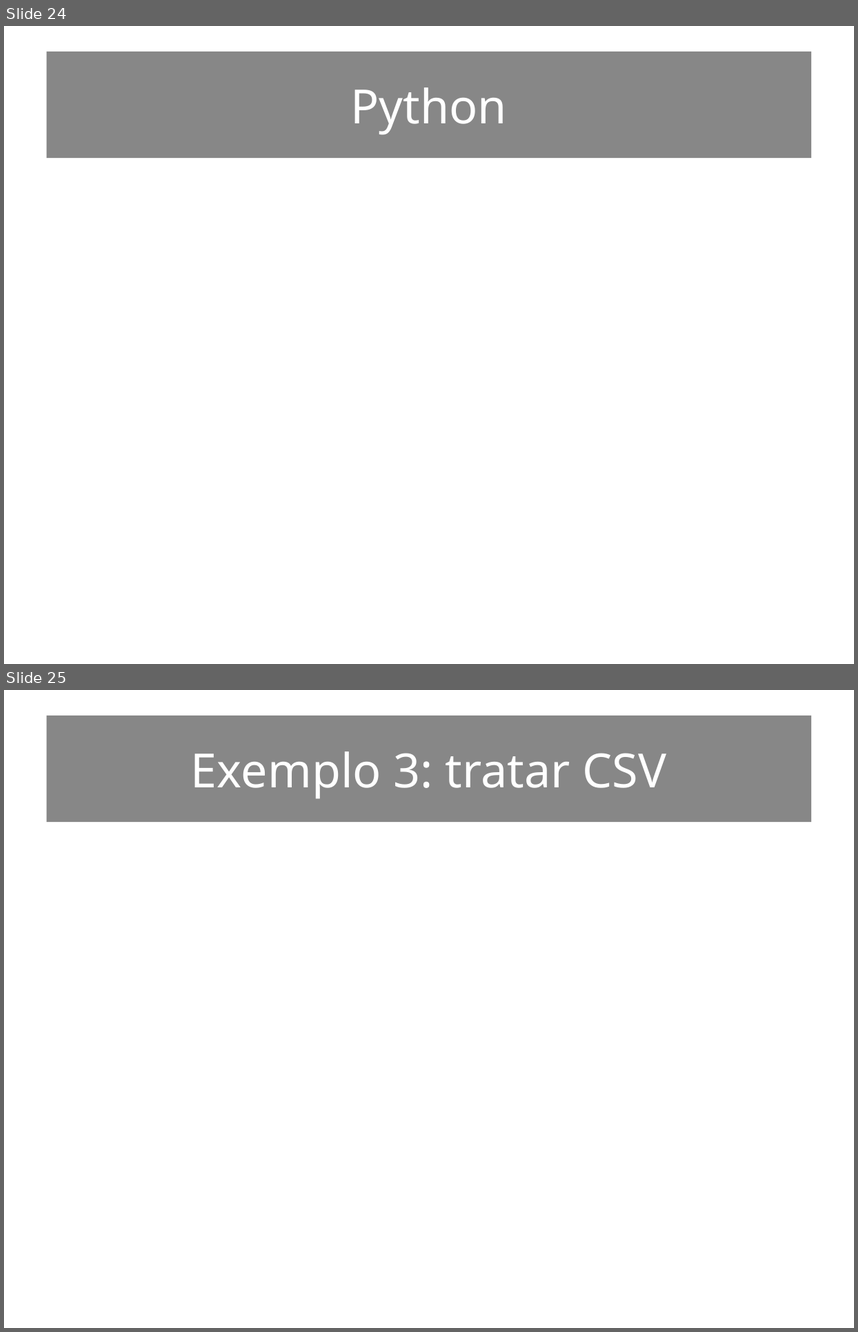
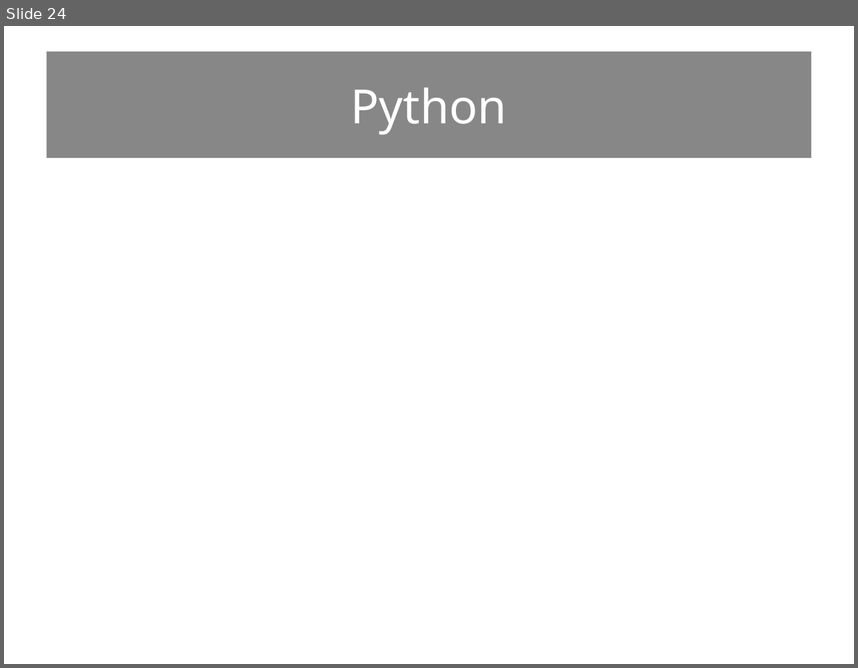
Before and after one commit to renanbirck/sfdsm-2015, a slide deck: Slides.odp. Shown one above the other, each under a label of ours: slides 24 and 25 before the commit, slide 24 after it. The pictures are 858x1332 and 858x668 pixels, drawn with LibreOffice and Linux fonts; fonts in the diff are those of the drawing; background and template pictures are left out. Boxes give left, top, right and bottom in pixels: in the first picture for what was removed or moved away, otherwise in the second. Text is boxed around its words. In the diff, an @@ line names an element or a change of style, - is before the commit and + after.

Commit message:
Modificações nos slides e nos exemplos

```diff
--- a/Slides.odp
+++ b/Slides.odp
@@ slide 25 removed at (4,690,854,1328), background picture (left out) @@
@@ title removed at (46,716,812,822) @@
-Exemplo 3: tratar CSV
```
Also in this commit, not shown: 3 slides changed, 1 other file.
